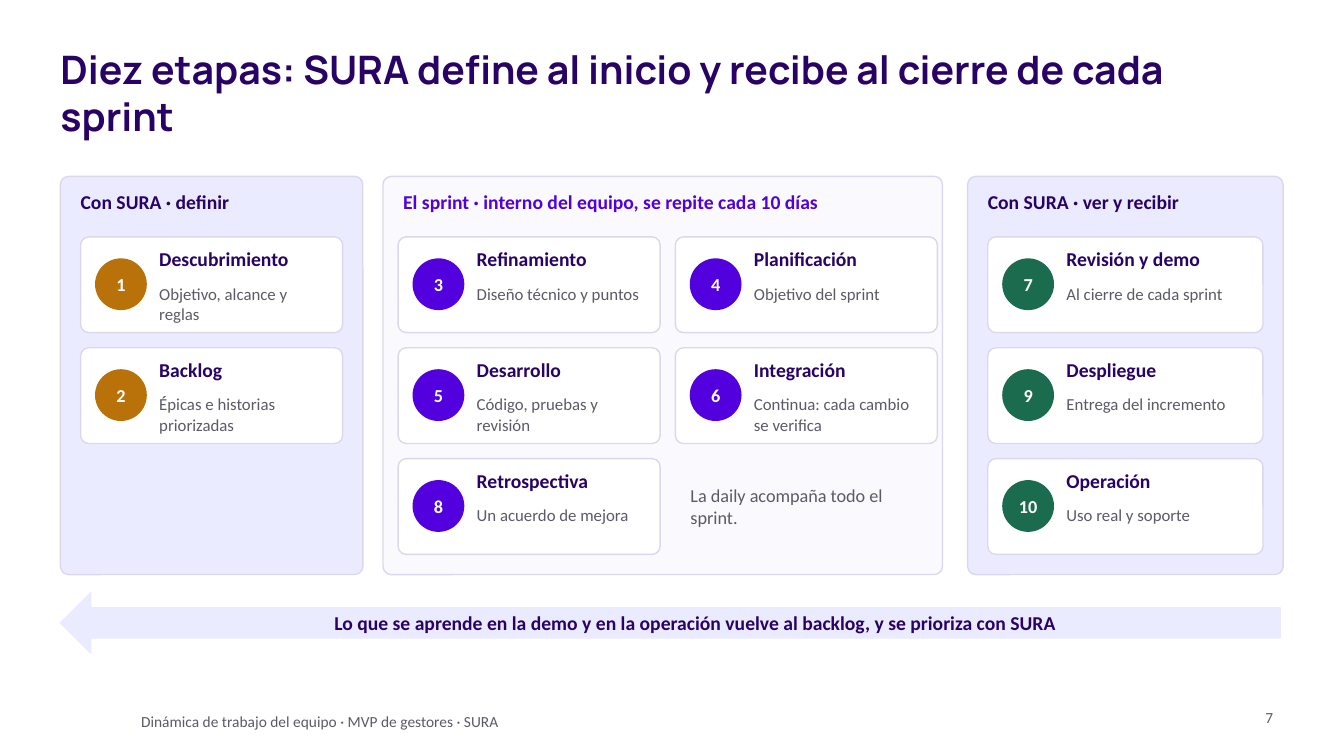
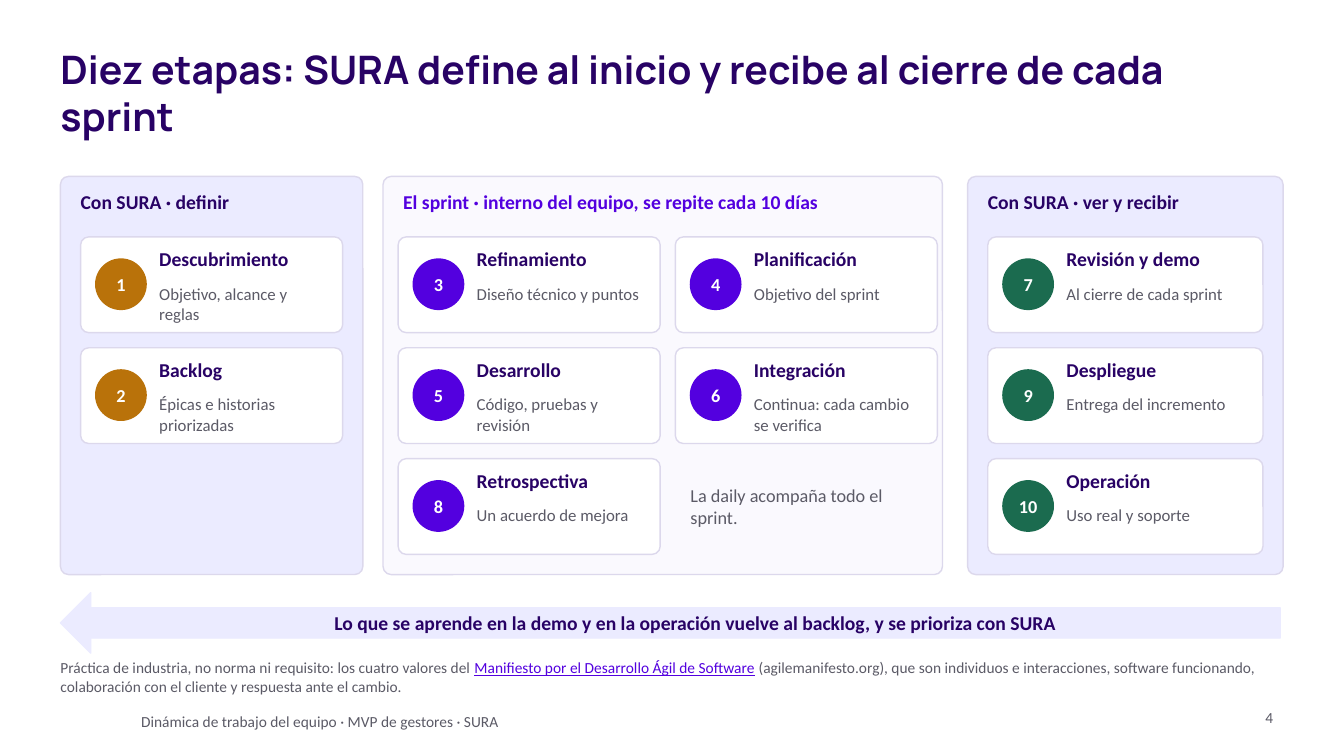
Before and after one commit to didierfrancogomez/propuestas, a slide deck: slide 4 of SURA/gestores-sura/metodologia-trabajo/Tech and Solve - Dinámica de trabajo del equipo.pptx (slide 7 before the commit). Drawn at 1344x756 pixels with LibreOffice and Linux fonts; fonts in the diff are those of the drawing; background and template pictures are left out. Boxes give left, top, right and bottom in pixels: in the first picture for what was removed or moved away, otherwise in the second. Text is boxed around its words. In the diff, an @@ line names an element or a change of style, - is before the commit and + after.

```diff
--- a/SURA/gestores-sura/metodologia-trabajo/Tech and Solve - Dinámica de trabajo del equipo.pptx
+++ b/SURA/gestores-sura/metodologia-trabajo/Tech and Solve - Dinámica de trabajo del equipo.pptx
@@ text added at (60,660,1254,695), 11 pt, text #5B5A66 @@
+Práctica de industria, no norma ni requisito: los cuatro valores del Manifiesto por el Desarrollo Ágil de Software (agilemanifesto.org), que son individuos e interacciones, software funcionando, colaboración con el cliente y respuesta ante el cambio.
@@ page number at (1265,713,1273,723): text changed @@
-7
+4
```
Also in this commit, not shown: 10 other slides changed, 8 slides added, 8 slides removed, 12 other files.
